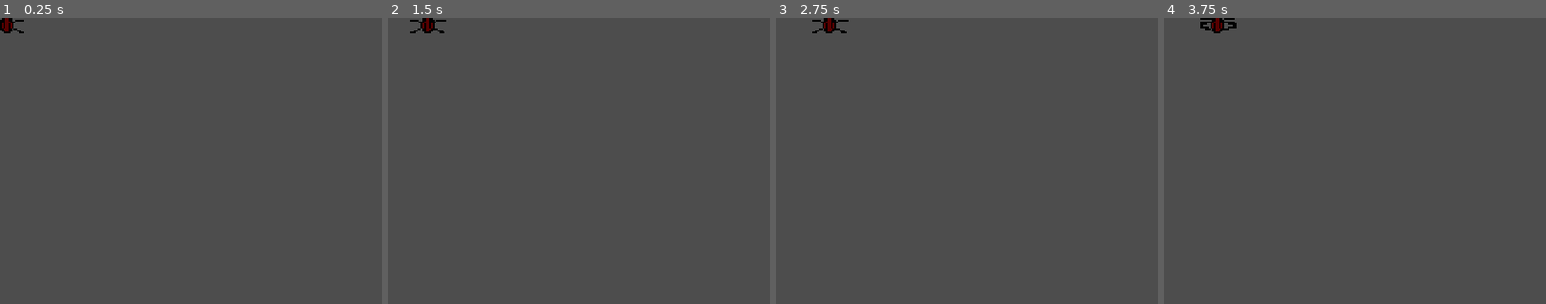
Above: before the commit, frames 1-4 (left to right).
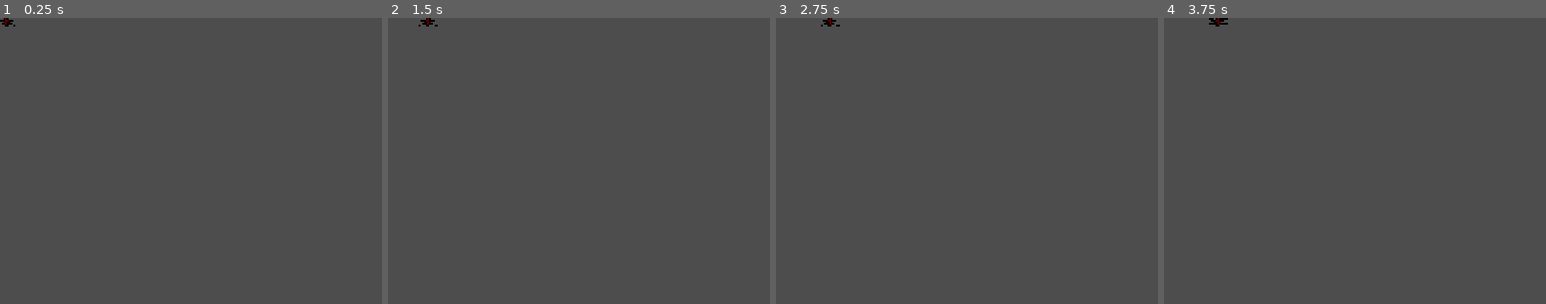
Above: after the commit, the same moments.

Repository: vladydad/Invasion_godot
Game: Godot game, scene res://enemy_2.tscn
Two runs of this game, one before a commit and one after it. Both use one fixed random seed, a clock stepped at 60 frames per second and the inputs below. This scene is started directly instead of the project's main scene.
Inputs (mouse positions are % of the whole screen's width and height, from its top left):
- Up to frame 1 (0.25 s): no input
- Up to frame 2 (1.5 s): tap Enter at 0.5 s; move the mouse to (72, 45) at 0.52 s; press the mouse at (72, 45) at 0.53 s; hold Right (ui_right) 0.53-1.28 s; move the mouse to (30, 55) at 1.27 s; release the mouse at (30, 55) at 1.28 s; hold Down (ui_down) from 1.28 s (still down); tap V (Silencer) at 1.35 s
- Up to frame 3 (2.75 s): tap Space at 2 s; move the mouse to (60, 28) at 2.02 s; release Down (ui_down) at 2.03 s; press the mouse at (60, 28) at 2.03 s; hold Right (ui_right) from 2.03 s (still down)
- Up to frame 4 (3.75 s): move the mouse to (45, 70) at 2.77 s; release Right (ui_right) at 2.78 s; release the mouse at (45, 70) at 2.78 s; hold Up (ui_up) 2.78-3.53 s; tap V (Silencer) at 2.85 s; click (45, 70) at 2.92 s; move the mouse to (80, 65) at 3.52 s; press the mouse at (80, 65) at 3.53 s; hold Left (ui_left) from 3.53 s (still down)
The pictures show only the part of the screen within x 0-50%, y 0-50%; the shares and areas given below are measured in that part.

The runs differ from the first frame. In frame 1, 0.2% of the frame differs, in the area x 0-7%, y 0-6%; in frame 2, 0.2%; in frame 3, 0.2%; in frame 4, 0.3%, in the area x 9-19%, y 0-6%.

Commit message:
aaaa

Diff:
--- a/invasion/enemy_2.tscn
+++ b/invasion/enemy_2.tscn
@@ -3,6 +3,7 @@
 [ext_resource type="Script" uid="uid://crw5thdd2brw3" path="res://NPC/SCRIPT/MAIN_NPC.gd" id="1_mvvu1"]
 [ext_resource type="Texture2D" uid="uid://c8rl7fgupocyr" path="res://shooting alien attack (1).png" id="1_vfv5t"]
 [ext_resource type="Texture2D" uid="uid://x2ejg1llk0ab" path="res://shooting alien walk.png" id="2_mvvu1"]
+[ext_resource type="Texture2D" uid="uid://cqsqikxp8sxoh" path="res://NPC/SPRITE/shooting alien walk (1).png" id="3_hv4bk"]
 
 [sub_resource type="AtlasTexture" id="AtlasTexture_hv4bk"]
 atlas = ExtResource("1_vfv5t")
@@ -47,6 +48,10 @@
 [sub_resource type="AtlasTexture" id="AtlasTexture_4qoeb"]
 atlas = ExtResource("1_vfv5t")
 region = Rect2(1280, 1920, 640, 960)
+
+[sub_resource type="AtlasTexture" id="AtlasTexture_dk1o8"]
+atlas = ExtResource("3_hv4bk")
+region = Rect2(0, 0, 32, 48)
 
 [sub_resource type="AtlasTexture" id="AtlasTexture_xmtq1"]
 atlas = ExtResource("2_mvvu1")
@@ -102,6 +107,14 @@
 }, {
 "frames": [{
 "duration": 1.0,
+"texture": SubResource("AtlasTexture_dk1o8")
+}],
+"loop": 1,
+"name": &"DEAD",
+"speed": 5.0
+}, {
+"frames": [{
+"duration": 1.0,
 "texture": SubResource("AtlasTexture_xmtq1")
 }, {
 "duration": 1.0,
@@ -123,8 +136,8 @@
 script = ExtResource("1_mvvu1")
 
 [node name="AnimatedSprite2D" type="AnimatedSprite2D" parent="." unique_id=644469455]
-position = Vector2(0, -4.000004)
-scale = Vector2(0.11289064, 0.10052087)
+position = Vector2(0, -1)
+scale = Vector2(0.061767586, 0.051627643)
 sprite_frames = SubResource("SpriteFrames_vloia")
 animation = &"ATTACK"
 
Binary file added: invasion/NPC/SPRITE/shooting alien walk (1).png
Not shown, added: invasion/NPC/SPRITE/shooting alien walk (1).png.import
